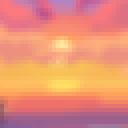
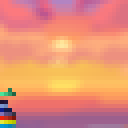
Layers edited between the first and the second (128, 128) image:
showed "ColourPalette" over [0,88,16,128]
